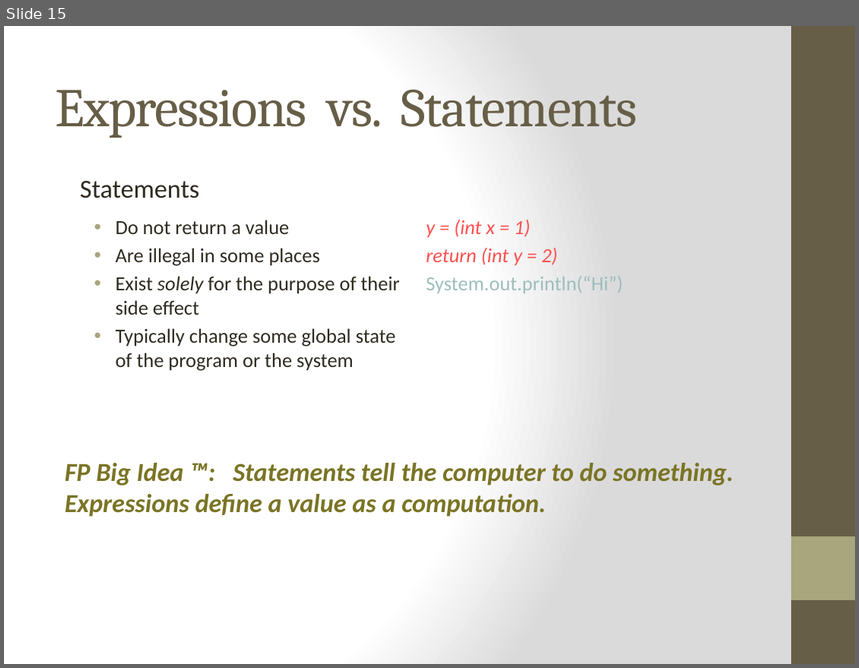
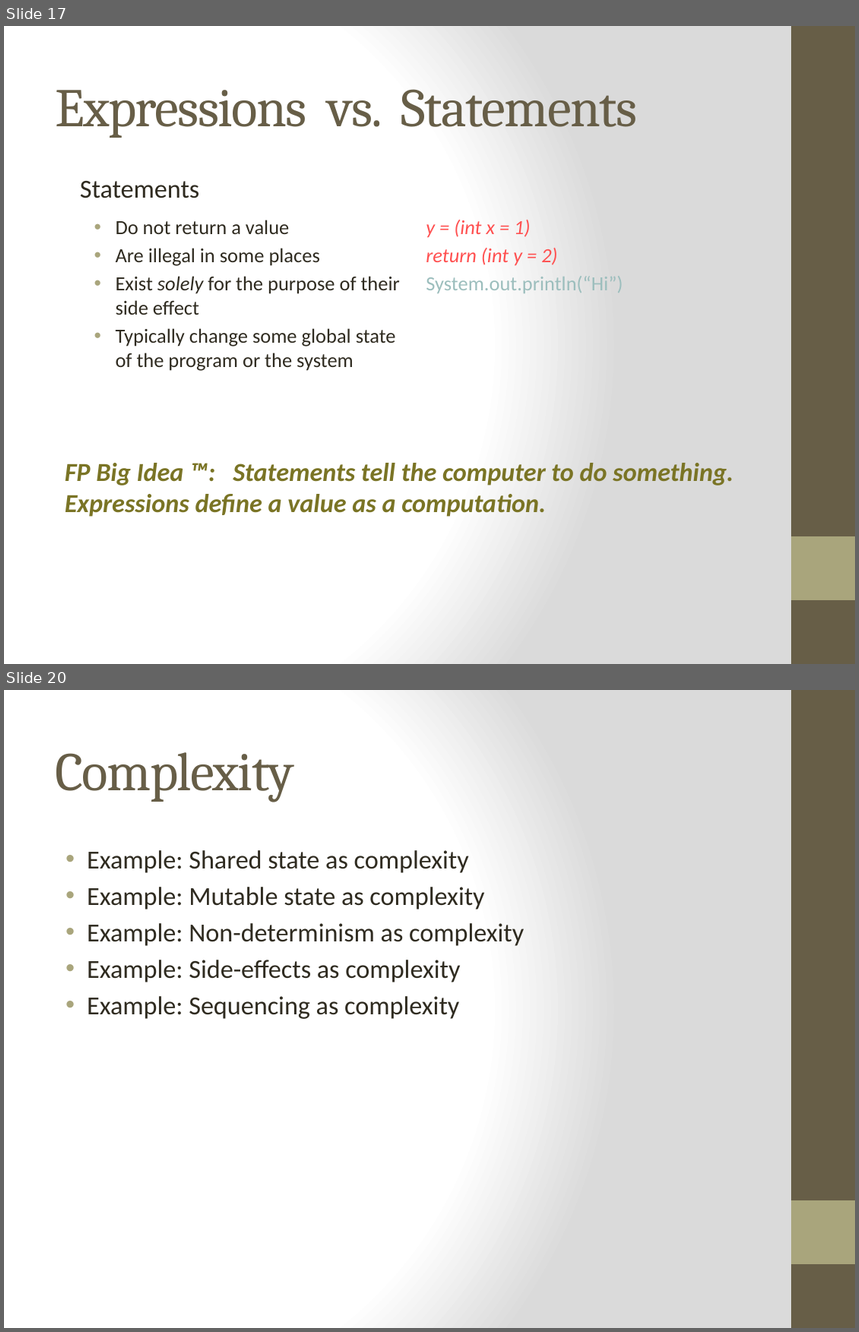
Before and after one commit to bjhartin/FoundationsOfFunctionalProgramming, a slide deck: FoundationsOfFunctionalProgramming.pptx. Shown one above the other, each under a label of ours: slide 15 before the commit, slides 17 and 20 after it; the slides between them are not shown. The pictures are 859x668 and 859x1332 pixels, drawn with LibreOffice and Linux fonts; fonts in the diff are those of the drawing. Boxes give left, top, right and bottom in pixels: in the first picture for what was removed or moved away, otherwise in the second. Text is boxed around its words. In the diff, an @@ line names an element or a change of style, - is before the commit and + after.

Commit message:
Brian: Added slides and examples for first class functions.

```diff
--- a/FoundationsOfFunctionalProgramming.pptx
+++ b/FoundationsOfFunctionalProgramming.pptx
@@ slide 20 added at box(4, 690, 855, 1328), background gradient #FFFFFF to #DADADA; not listed: 2 template elements that a slide beside it also shows @@
@@ title added at box(55, 752, 294, 802), 46 pt, text #675E47 @@
+Complexity
@@ text added at box(87, 850, 524, 1019), 22 pt, text #2F2B20 @@
+• Example: Shared state as complexity
+• Example: Mutable state as complexity
+• Example: Non-determinism as complexity
+• Example: Side-effects as complexity
+• Example: Sequencing as complexity
@@ what was slide 15 is now slide 17 @@
```
Also in this commit, not shown: 9 slides changed, 8 other slides added, 2 slides removed, 5 other files.
